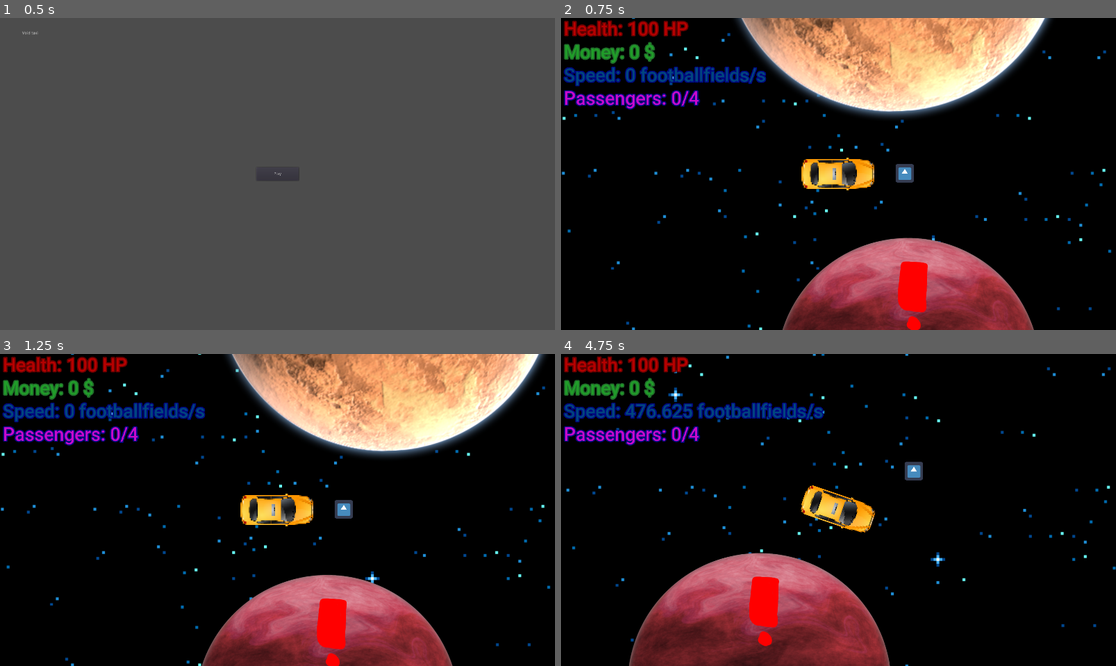
Above: before the commit, frames 1-4 (two rows, left to right).
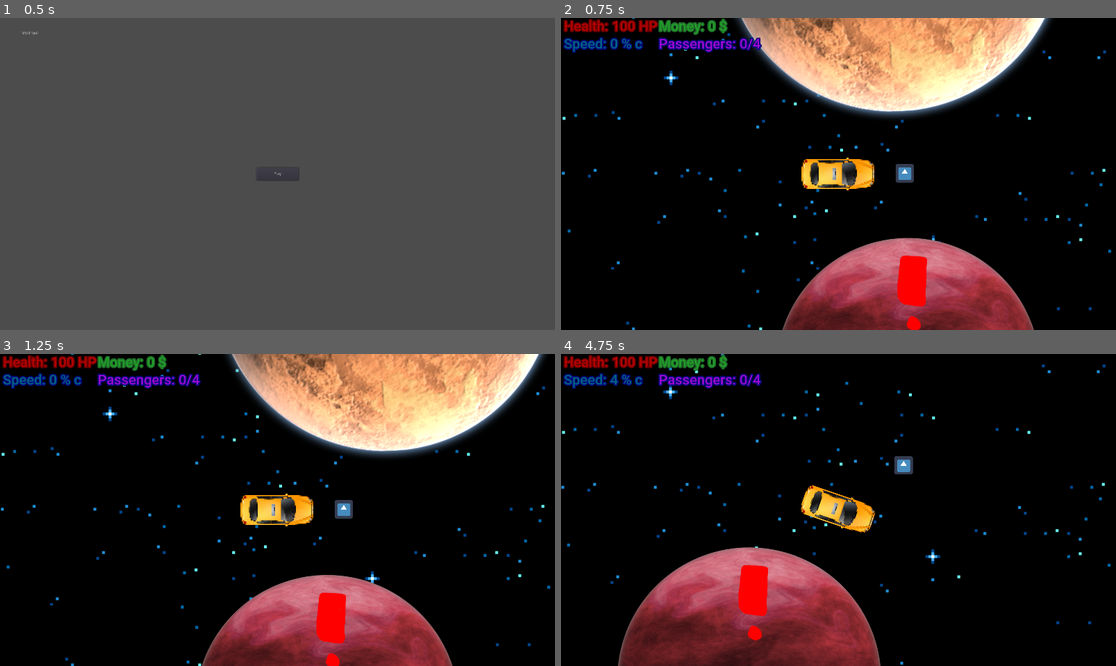
Above: after the commit, the same moments.

Repository: game-jam-team-gut/void-taxi
Game: Godot game, scene res://MainMenu.tscn
Two runs of this game, one before a commit and one after it. Both use one fixed random seed, a clock stepped at 60 frames per second and the inputs below. The engine's default icon, where the game draws it, is replaced by a stand-in: a white triangle on a blue panel in a dark square.
Inputs:
- Up to frame 1 (0.5 s): no input
- Up to frame 2 (0.75 s): click "Play" at 0.5 s
- Up to frame 3 (1.25 s): no input
- Up to frame 4 (4.75 s): hold Right (ui_right) 1.28-2.03 s; hold Down (ui_down) 2.03-2.78 s; hold Right (ui_right) 2.78-3.53 s; hold Up (ui_up) 3.53-4.28 s; hold Left (ui_left) from 4.28 s (still down)

Frame 1 is identical in both runs. In frame 2, 5.1% of the frame differs, in the area x 0-67%, y 0-95%; in frame 3, 5.1%; in frame 4, 12%, in the area x 0-100%, y 0-100%.

Commit message:
Movement, GUI, passenger system fixes and improvements

Diff:
--- a/Void/DestinationPoint.tscn
+++ b/Void/DestinationPoint.tscn
@@ -22,7 +22,6 @@
 
 [node name="AnimatedSprite" type="AnimatedSprite" parent="."]
 frames = SubResource( 1 )
-frame = 1
 playing = true
 
 [node name="CollisionShape2D" type="CollisionShape2D" parent="."]
--- a/Void/PassengerPickupPoint.tscn
+++ b/Void/PassengerPickupPoint.tscn
@@ -25,7 +25,6 @@
 
 [node name="AnimatedSprite" type="AnimatedSprite" parent="."]
 frames = SubResource( 1 )
-frame = 1
 playing = true
 
 [node name="CollisionShape2D" type="CollisionShape2D" parent="."]
--- a/Void/Taxi.tscn
+++ b/Void/Taxi.tscn
@@ -5,28 +5,28 @@
 [ext_resource path="res://Void/Roboto-Medium.ttf" type="DynamicFontData" id=3]
 [ext_resource path="res://Void/Taxi/PassengerSystem.gd" type="Script" id=4]
 
-[sub_resource type="RectangleShape2D" id=5]
+[sub_resource type="RectangleShape2D" id=1]
 extents = Vector2( 123.715, 54.7674 )
 
-[sub_resource type="RectangleShape2D" id=1]
+[sub_resource type="RectangleShape2D" id=2]
 extents = Vector2( 127.011, 57.3468 )
 
-[sub_resource type="DynamicFont" id=2]
-size = 64
+[sub_resource type="DynamicFont" id=3]
+size = 48
 outline_size = 4
 outline_color = Color( 0.4, 0, 0, 1 )
 font_data = ExtResource( 3 )
 
-[sub_resource type="DynamicFont" id=3]
-size = 64
+[sub_resource type="DynamicFont" id=5]
+size = 48
 outline_size = 4
-outline_color = Color( 0.129412, 0.423529, 0.164706, 1 )
+outline_color = Color( 0, 0.0392157, 0.501961, 1 )
 font_data = ExtResource( 3 )
 
 [sub_resource type="DynamicFont" id=4]
-size = 64
+size = 48
 outline_size = 4
-outline_color = Color( 0, 0.0392157, 0.501961, 1 )
+outline_color = Color( 0.129412, 0.423529, 0.164706, 1 )
 font_data = ExtResource( 3 )
 
 [node name="Taxi" type="KinematicBody2D"]
@@ -54,49 +54,48 @@
 
 [node name="CanvasLayer" type="CanvasLayer" parent="."]
 
-[node name="VBoxContainer" type="VBoxContainer" parent="CanvasLayer"]
+[node name="HBoxContainer" type="HBoxContainer" parent="CanvasLayer"]
 margin_left = 10.0
-margin_right = 500.0
+margin_right = 1910.0
 margin_bottom = 250.0
 __meta__ = {
 "_edit_use_anchors_": false
 }
 
-[node name="Health" type="Label" parent="CanvasLayer/VBoxContainer"]
-margin_right = 490.0
-margin_bottom = 76.0
-custom_fonts/font = SubResource( 2 )
+[node name="VBoxContainer" type="VBoxContainer" parent="CanvasLayer/HBoxContainer"]
+__meta__ = {
+"_edit_use_anchors_": false
+}
+
+[node name="Health" type="Label" parent="CanvasLayer/HBoxContainer/VBoxContainer"]
+custom_fonts/font = SubResource( 3 )
 custom_colors/font_color = Color( 0.713726, 0, 0, 1 )
 __meta__ = {
 "_edit_use_anchors_": false
 }
 
-[node name="Money" type="Label" parent="CanvasLayer/VBoxContainer"]
-margin_top = 80.0
-margin_right = 490.0
-margin_bottom = 156.0
-custom_fonts/font = SubResource( 3 )
+[node name="Speed" type="Label" parent="CanvasLayer/HBoxContainer/VBoxContainer"]
+custom_fonts/font = SubResource( 5 )
+custom_colors/font_color = Color( 0, 0.392157, 0.501961, 1 )
+__meta__ = {
+"_edit_use_anchors_": false
+}
+
+[node name="VBoxContainer2" type="VBoxContainer" parent="CanvasLayer/HBoxContainer"]
+__meta__ = {
+"_edit_use_anchors_": false
+}
+
+[node name="Money" type="Label" parent="CanvasLayer/HBoxContainer/VBoxContainer2"]
+custom_fonts/font = SubResource( 4 )
 custom_colors/font_color = Color( 0.129412, 0.619608, 0.164706, 1 )
 __meta__ = {
 "_edit_use_anchors_": false
 }
 
-[node name="Speed" type="Label" parent="CanvasLayer/VBoxContainer"]
-margin_top = 160.0
-margin_right = 490.0
-margin_bottom = 236.0
-custom_fonts/font = SubResource( 4 )
-custom_colors/font_color = Color( 0, 0.27451, 0.501961, 1 )
-__meta__ = {
-"_edit_use_anchors_": false
-}
-
-[node name="Passengers" type="Label" parent="CanvasLayer/VBoxContainer"]
-margin_top = 240.0
-margin_right = 490.0
-margin_bottom = 316.0
-custom_fonts/font = SubResource( 4 )
-custom_colors/font_color = Color( 0.784314, 0.0392157, 0.807843, 1 )
+[node name="Passengers" type="Label" parent="CanvasLayer/HBoxContainer/VBoxContainer2"]
+custom_fonts/font = SubResource( 5 )
+custom_colors/font_color = Color( 0.627451, 0.0392157, 0.807843, 1 )
 __meta__ = {
 "_edit_use_anchors_": false
 }
--- a/Void/Taxi/PassengerSystem.gd
+++ b/Void/Taxi/PassengerSystem.gd
@@ -3,8 +3,9 @@
 
 var max_number_of_passengers = 4
 var current_passengers = 0
+var random_money
 
-onready var passengers_label = get_node("../CanvasLayer/VBoxContainer/Passengers")
+onready var passengers_label = get_node("../CanvasLayer/HBoxContainer/VBoxContainer2/Passengers")
 
 func _ready():
 	update_passenger_UI()
@@ -23,6 +24,12 @@
 	elif area.is_in_group("Destination"):
 		current_passengers = 0
 		update_passenger_UI()
-		get_parent().money += 100 #change hopefully to something different, maybe based on time, maybe on passenger type, idk
+		money_randomizer()
+		get_parent().money += random_money
 		get_parent().emit_passenger_delivered_signal()
 		area.queue_free()
+
+func money_randomizer():
+	var rng2 = RandomNumberGenerator.new()
+	rng2.randomize()
+	random_money = rng2.randi_range(100,1000)
--- a/Void/Taxi/Taxi.gd
+++ b/Void/Taxi/Taxi.gd
@@ -41,19 +41,19 @@
 
 	if Input.is_action_pressed('ui_up'): #forward
 		if not collision_raycast_forward.is_colliding():
-			speed = lerp(speed, MAX_FORWARD_SPEED, FORWARD_ACCELERATION_WEIGHT)
+			speed = int(lerp(speed, MAX_FORWARD_SPEED, FORWARD_ACCELERATION_WEIGHT))
 			velocity = Vector2(speed, 0).rotated(rotation)
 
 	if Input.is_action_pressed('ui_down'): #backwards
 		if not collision_raycast_backwards.is_colliding():
-			speed = lerp(speed, -MAX_BACKWARDS_SPEED, BACKWARDS_ACCELERATION_WEIGHT)
+			speed = int(lerp(speed, -MAX_BACKWARDS_SPEED, BACKWARDS_ACCELERATION_WEIGHT))
 			velocity = Vector2(speed, 0).rotated(rotation)
 
 	if Input.is_action_pressed('ui_up') == false and Input.is_action_pressed('ui_down') == false: #slowing down after no user input
 		if (speed > 0):
-			speed = lerp(speed, 0, SLOW_WEIGHT_WHEN_MOVING_FORWARD)
+			speed = int(lerp(speed, 0, SLOW_WEIGHT_WHEN_MOVING_FORWARD))
 		elif (speed < 0):
-			speed = lerp(speed, 0, SLOW_WEIGHT_WHEN_MOVING_BACKWARDS)
+			speed = int(lerp(speed, 0, SLOW_WEIGHT_WHEN_MOVING_BACKWARDS))
 
 	if Input.is_action_pressed('ui_cancel'):
 		get_tree().quit()
@@ -67,17 +67,23 @@
 	velocity = Vector2(speed, 0).rotated(rotation)
 
 func _physics_process(delta):
+	check_health()
 	get_input()
+	taxi_UI()
 	rotation += rotation_dir * ROTATION_FACTOR * delta
 	collision = move_and_collide(velocity * delta) #registering collisions for bounce mechanic
-	$CanvasLayer/VBoxContainer/Health.text = "Health: " + var2str(health) + " HP" #current health
-	$CanvasLayer/VBoxContainer/Money.text = "Money: " + var2str(money) + " $" #current money
-	if collision_raycast_forward.is_colliding() || collision_raycast_backwards.is_colliding():
-		$CanvasLayer/VBoxContainer/Speed.text = "Speed: " + var2str(0) + " footballfields/s"
-	else:
-		$CanvasLayer/VBoxContainer/Speed.text = "Speed: " + var2str(abs(speed)) + " footballfields/s"
+
+func check_health():
 	if(health<=0): #game over
 		get_tree().change_scene("res://MainMenu.tscn")
+
+func taxi_UI():
+	$CanvasLayer/HBoxContainer/VBoxContainer/Health.text = "Health: " + var2str(health) + " HP" #current health
+	$CanvasLayer/HBoxContainer/VBoxContainer2/Money.text = "Money: " + var2str(money) + " $" #current money
+	if collision_raycast_forward.is_colliding() || collision_raycast_backwards.is_colliding():
+		$CanvasLayer/HBoxContainer/VBoxContainer/Speed.text = "Speed: 0 % c"
+	else:
+		$CanvasLayer/HBoxContainer/VBoxContainer/Speed.text = "Speed: " + var2str(abs(speed/100)) + " % c"
 
 func emit_pickup_signal(planet):
 	emit_signal("passenger_pickup", planet)
--- a/project.godot
+++ b/project.godot
@@ -24,6 +24,37 @@
 window/size/width=1920
 window/size/height=1080
 
+[input]
+
+ui_left={
+"deadzone": 0.5,
+"events": [ Object(InputEventKey,"resource_local_to_scene":false,"resource_name":"","device":0,"alt":false,"shift":false,"control":false,"meta":false,"command":false,"pressed":false,"scancode":16777231,"unicode":0,"echo":false,"script":null)
+, Object(InputEventJoypadButton,"resource_local_to_scene":false,"resource_name":"","device":0,"button_index":14,"pressure":0.0,"pressed":false,"script":null)
+, Object(InputEventKey,"resource_local_to_scene":false,"resource_name":"","device":0,"alt":false,"shift":false,"control":false,"meta":false,"command":false,"pressed":false,"scancode":65,"unicode":0,"echo":false,"script":null)
+ ]
+}
+ui_right={
+"deadzone": 0.5,
+"events": [ Object(InputEventKey,"resource_local_to_scene":false,"resource_name":"","device":0,"alt":false,"shift":false,"control":false,"meta":false,"command":false,"pressed":false,"scancode":16777233,"unicode":0,"echo":false,"script":null)
+, Object(InputEventJoypadButton,"resource_local_to_scene":false,"resource_name":"","device":0,"button_index":15,"pressure":0.0,"pressed":false,"script":null)
+, Object(InputEventKey,"resource_local_to_scene":false,"resource_name":"","device":0,"alt":false,"shift":false,"control":false,"meta":false,"command":false,"pressed":false,"scancode":68,"unicode":0,"echo":false,"script":null)
+ ]
+}
+ui_up={
+"deadzone": 0.5,
+"events": [ Object(InputEventKey,"resource_local_to_scene":false,"resource_name":"","device":0,"alt":false,"shift":false,"control":false,"meta":false,"command":false,"pressed":false,"scancode":16777232,"unicode":0,"echo":false,"script":null)
+, Object(InputEventJoypadButton,"resource_local_to_scene":false,"resource_name":"","device":0,"button_index":12,"pressure":0.0,"pressed":false,"script":null)
+, Object(InputEventKey,"resource_local_to_scene":false,"resource_name":"","device":0,"alt":false,"shift":false,"control":false,"meta":false,"command":false,"pressed":false,"scancode":87,"unicode":0,"echo":false,"script":null)
+ ]
+}
+ui_down={
+"deadzone": 0.5,
+"events": [ Object(InputEventKey,"resource_local_to_scene":false,"resource_name":"","device":0,"alt":false,"shift":false,"control":false,"meta":false,"command":false,"pressed":false,"scancode":16777234,"unicode":0,"echo":false,"script":null)
+, Object(InputEventJoypadButton,"resource_local_to_scene":false,"resource_name":"","device":0,"button_index":13,"pressure":0.0,"pressed":false,"script":null)
+, Object(InputEventKey,"resource_local_to_scene":false,"resource_name":"","device":0,"alt":false,"shift":false,"control":false,"meta":false,"command":false,"pressed":false,"scancode":83,"unicode":0,"echo":false,"script":null)
+ ]
+}
+
 [rendering]
 
 environment/default_environment="res://default_env.tres"
Not shown: 1 places in Void/Taxi.tscn that only renumber resources
